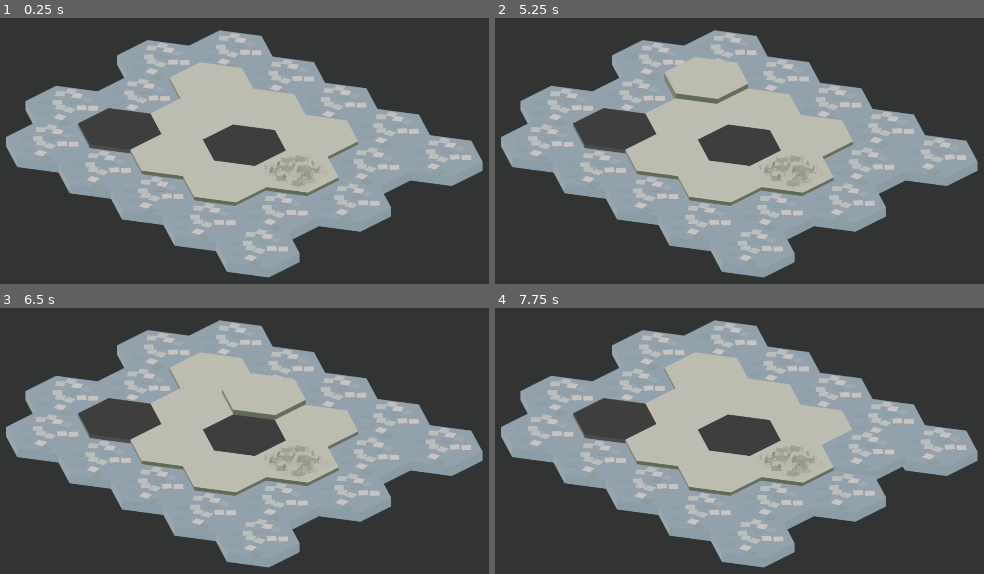
Above: before the commit, frames 1-4 (two rows, left to right).
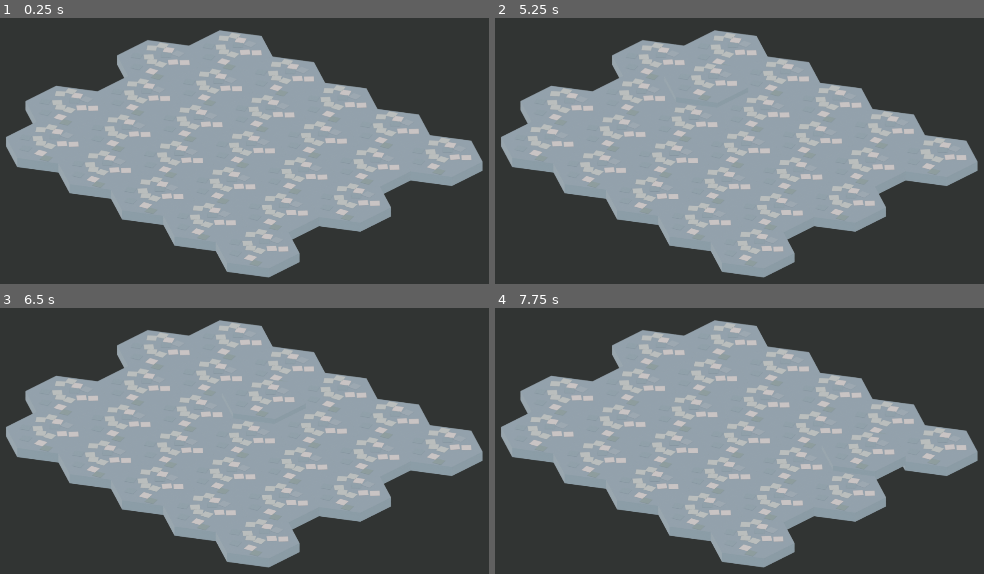
Above: after the commit, the same moments.

Repository: derUbermenk/IsoMapMaker
Game: Godot game, scene res://Scenes/MapSupport/Map.tscn
Same seed, same stepped clock (60 frames per second), same inputs: the game is played once before the commit and once after it.
Inputs (mouse positions are in pixels of both pictures, inside the frame that each line leads up to):
- Up to frame 1 (0.25 s): no input
- Up to frame 2 (5.25 s): tap Enter at 0.5, 2, 3.5 s; move the mouse to (734, 65) at 0.52 s; tap Space at 1.25, 2.75, 4.25 s; move the mouse to (788, 92) at 1.27 s; move the mouse to (842, 116) at 2.02 s; move the mouse to (895, 143) at 2.77 s; move the mouse to (944, 169) at 3.52 s; move the mouse to (666, 73) at 4.27 s; move the mouse to (715, 100) at 5.02 s
- Up to frame 3 (6.5 s): move the mouse to (273, 417) at 5.77 s
- Up to frame 4 (7.75 s): move the mouse to (822, 443) at 6.52 s; move the mouse to (876, 470) at 7.27 s

The runs differ from the first frame. In frame 1, 15% of the frame differs, in the area x 15-74%, y 16-71%; in frame 2, 15%, in the area x 15-74%, y 14-71%; in frame 3, 15%; in frame 4, 15%.

Commit message:
Add MapBuilder mode tracking for tile nodes
This is achieved through adding a map_builder variable referencing
the MapBuilder node then passing the map node itself on the init
function of the Tile node. This makes it so that the tile node
can have reference to both the map and the map builder nodes and
therefore its mode

Diff:
--- a/Scenes/MapSupport/Map.gd
+++ b/Scenes/MapSupport/Map.gd
@@ -4,9 +4,6 @@
 
 # represents number of tiles
 var world_size = 5
-
-
-
 
 # just delete this later only for tests
 var ocean = "ocean"
@@ -16,13 +13,14 @@
 
 var map_data = [
 	[ocean, ocean, ocean, ocean, ocean ],
-	[ocean, land, land, land, ocean ],
-	[ocean, land, asphalt, plain, ocean ],
-	[ocean, asphalt, land, land, ocean ],
+	[ocean, ocean, ocean, ocean, ocean ],
+	[ocean, ocean, ocean, ocean, ocean ],
+	[ocean, ocean, ocean, ocean, ocean ],
 	[ocean, ocean, ocean, ocean, ocean ],
 ]
 
 onready var tiles = get_node("Tiles")
+onready var map_builder = get_parent()
 
 
 func _ready():
@@ -40,7 +38,9 @@
 			if row % 2 != 0:
 				x -= 0.5
 			var tile = tile_scene.instance()
-			tile.init(x, y, map_data[row][col])
+			# init the tile with the given x y positions (still gets transformed)
+				# on the map(self)
+			tile.init(x, y, map_data[row][col], self)
 			tiles.add_child(tile)
 
 func track_mouse_loc():
--- a/Scenes/MapSupport/Tile.gd
+++ b/Scenes/MapSupport/Tile.gd
@@ -28,6 +28,7 @@
 var y
 var terrain_type
 var terrain_texture
+var map
 
 onready var tile_area = get_node("TileArea")
 onready var tile_sprite = get_node("Sprite")
@@ -38,7 +39,10 @@
 # tile setup code
 
 # setup the value of the sprite
-func init(x_, y_, terrain_type_):
+	# I added the the underscore below the name to prevent overshadowing
+	# which in turn causes
+func init(x_, y_, terrain_type_, map_):
+	map = map_
 	_set_tile_positions(x_, y_)
 	_set_tile_type(terrain_type_)
 
